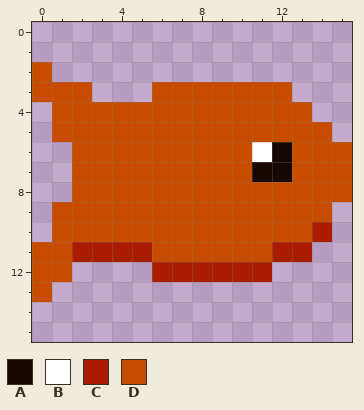
Pixel-art sprite -- Assets/sprites/player/fish_swim_1.png. The first picture shows the starting point.
The file is 16x16 pixels.
Palette (. is transparent): A #160903  B #ffffff  C #a91c00  D #c74c00
Pixels before, first column x 0:
 2 D...............
 3 DDD...DDDDDDD...
 4 .DDDDDDDDDDDDD..
 5 .DDDDDDDDDDDDDD.
 6 ..DDDDDDDDDBADDD
 7 ..DDDDDDDDDAADDD
 8 ..DDDDDDDDDDDDDD
 9 .DDDDDDDDDDDDDD.
10 .DDDDDDDDDDDDDC.
11 DDCCCCDDDDDDCC..
12 DD....CCCCCC....
13 D...............
Once edited:
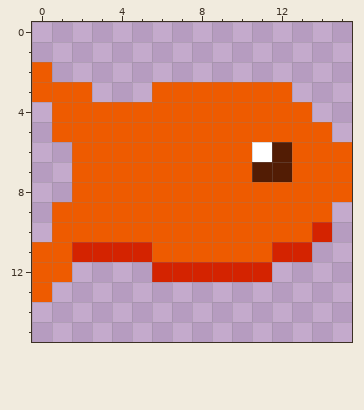
Diff:
colour A: #160903 -> #521c04
colour C: #a91c00 -> #d42300
colour D: #c74c00 -> #ee5b00
